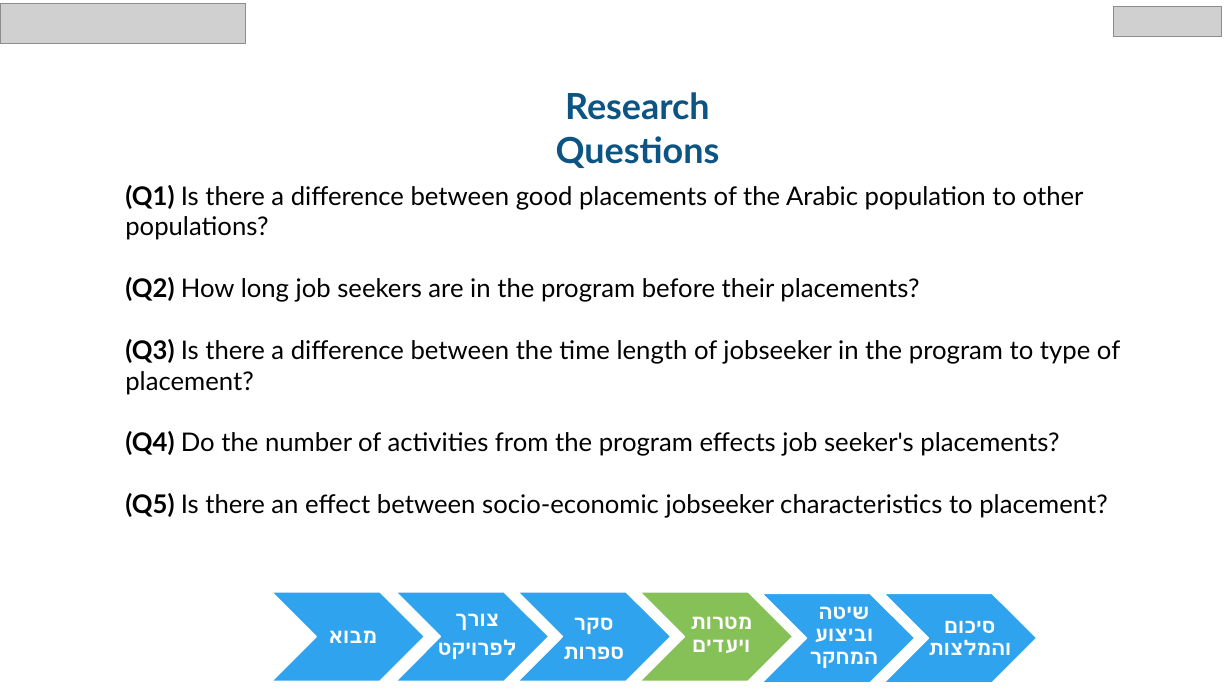
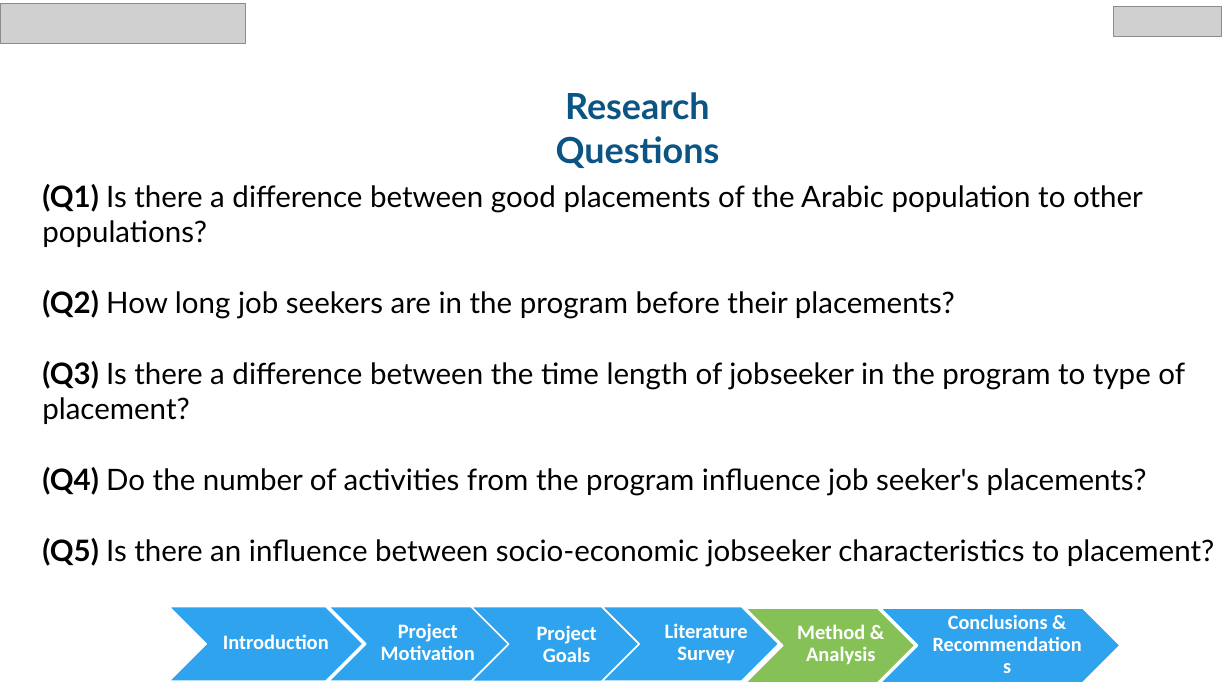
Before and after one commit to chen890/Final-Research-Project---IES, a slide deck: slide 13 of English Final Project.pptx. Drawn at 1232x693 pixels with LibreOffice and Linux fonts; fonts in the diff are those of the drawing; grey boxes stand for pictures; background and template pictures are left out. Boxes give left, top, right and bottom in pixels: in the first picture for what was removed or moved away, otherwise in the second. Text is boxed around its words. In the diff, an @@ line names an element or a change of style, - is before the commit and + after.

```diff
--- a/English Final Project.pptx
+++ b/English Final Project.pptx
@@ text "(Q1) Is there a difference ...": place and size @@
-text "(Q1) Is there a difference ..." at box(125, 185, 1120, 518)
+text "(Q1) Is there a difference ..." at box(42, 184, 1214, 566)
@@ text at box(42, 184, 1185, 424): size 20 to 23 pt in "(Q1) Is there a difference between good ...", "(Q2) How long job seekers are in ...", "(Q3) Is there a difference between the ..." @@
@@ text at box(42, 467, 1214, 566): text changed; size 20 to 23 pt @@
-(Q4) Do the number of activities from the program effects job seeker's placements?
-(Q5) Is there an effect between socio-economic jobseeker characteristics to placement?
+(Q4) Do the number of activities from the program influence job seeker's placements?
+(Q5) Is there an influence between socio-economic jobseeker characteristics to placement?
@@ chevron: place and size @@
-chevron at box(272, 592, 425, 681)
+chevron at box(169, 606, 363, 681)
@@ chevron: place and size @@
-chevron at box(396, 592, 549, 681)
+chevron at box(328, 606, 508, 681)
@@ text added at box(381, 623, 475, 660), 16 pt, text #FFFFFF, bold @@
+Project Motivation
@@ text removed at box(438, 613, 517, 659) @@
-צורך
-לפרויקט
@@ chevron: place and size @@
-chevron at box(518, 592, 671, 681)
+chevron at box(471, 607, 640, 682)
@@ text added at box(537, 625, 597, 662), 16 pt, text #FFFFFF, bold @@
+Project Goals
@@ text removed at box(563, 617, 624, 659) @@
-סקר
-ספרות
@@ chevron: place and size @@
-chevron at box(762, 593, 915, 683)
+chevron at box(602, 606, 779, 681)
@@ text added at box(665, 623, 748, 664), 16 pt, text #FFFFFF, bold @@
+Literature Survey
@@ text removed at box(690, 616, 752, 653) @@
-מטרות ויעדים
@@ chevron: place and size @@
-chevron at box(640, 592, 793, 681)
+chevron at box(746, 608, 916, 683)
@@ text added at box(797, 624, 875, 664), 16 pt, text #FFFFFF, bold @@
+Method & Analysis
@@ text removed at box(810, 606, 878, 668) @@
-שיטה וביצוע המחקר
@@ chevron: place and size @@
-chevron at box(884, 593, 1037, 683)
+chevron at box(881, 608, 1121, 683)
@@ text removed at box(928, 621, 1011, 655) @@
-סיכום והמלצות
@@ text added at box(948, 614, 1048, 629), 15.8 pt, text #FFFFFF, bold @@
+Conclusions & Recommendations
@@ text added at box(223, 634, 329, 649), 16 pt, text #FFFFFF, bold @@
+Introduction
@@ text removed at box(329, 630, 377, 643) @@
-מבוא
```
Also in this commit, not shown: 31 other slides changed, 1 slide added, 2 slides removed, 1 other file.
